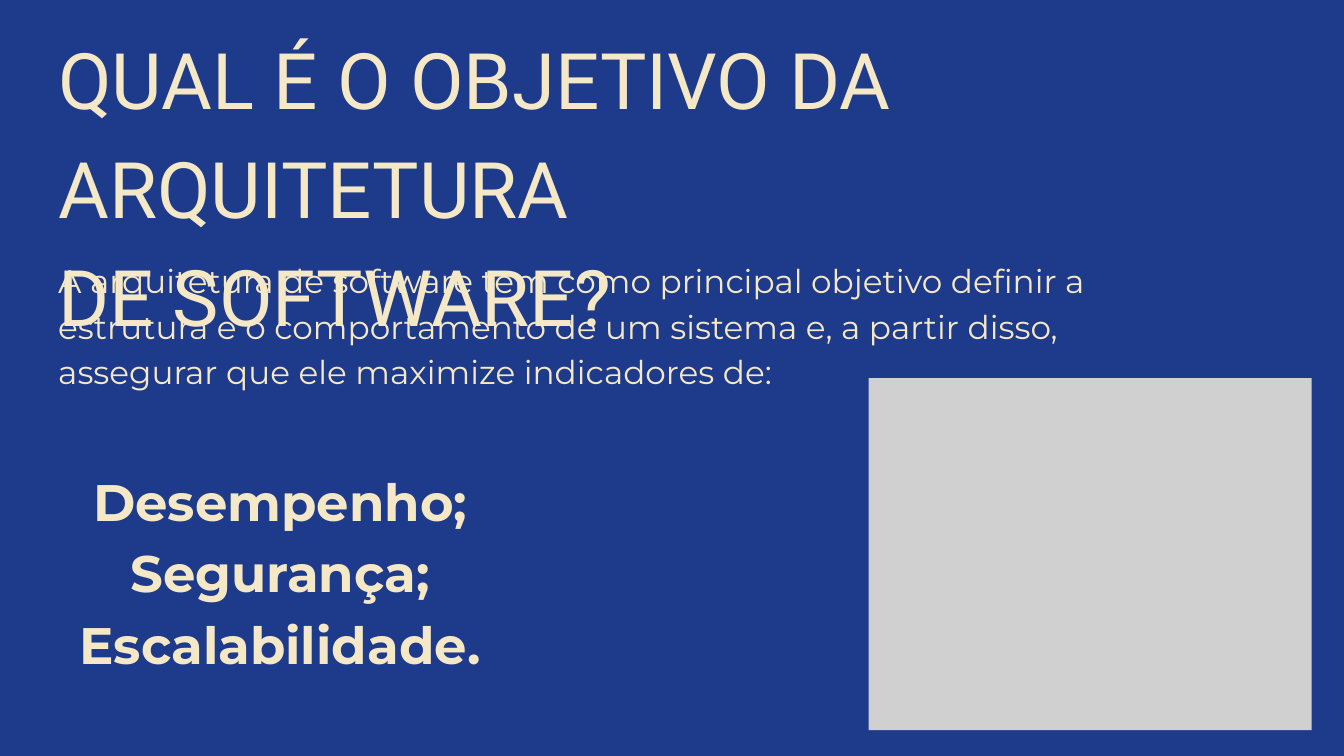
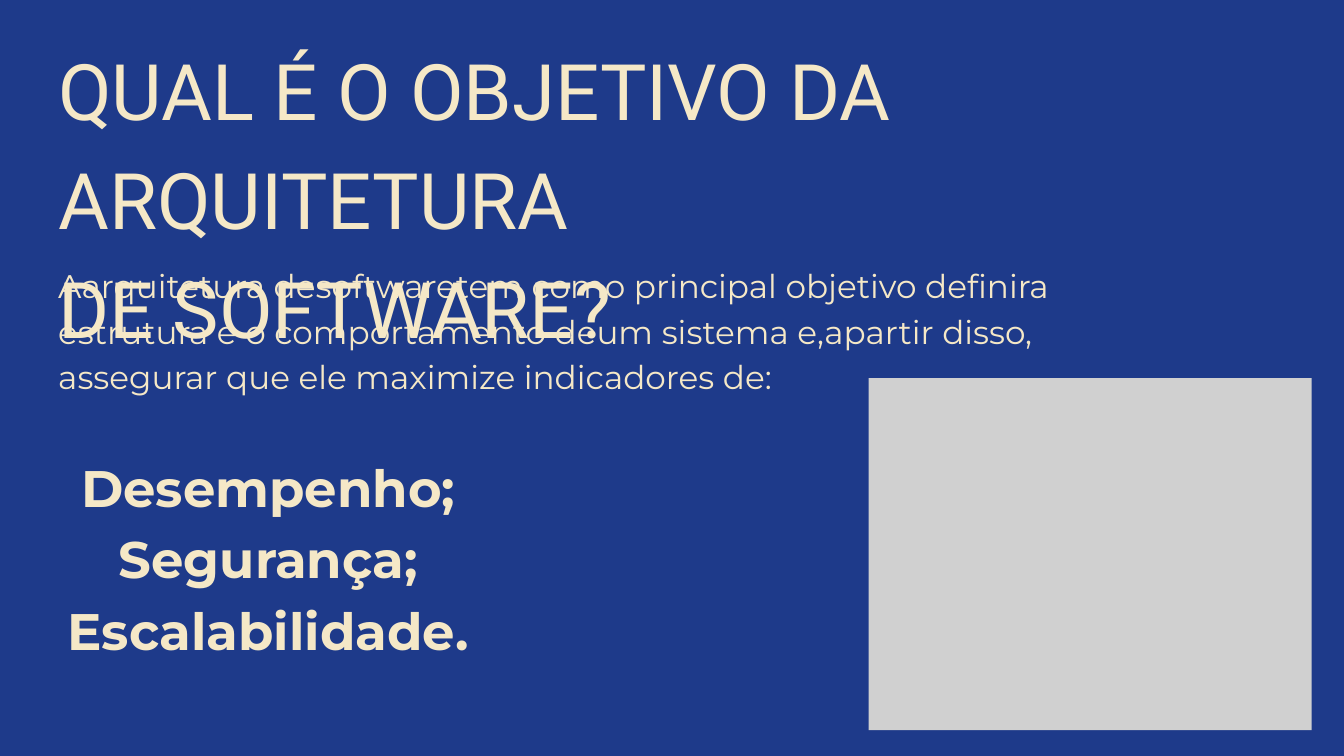
Before and after one commit to Liche008/Eng-Soft2-Grupo2, a slide deck: slide 3 of Apresentacao.pptx. Drawn at 1344x756 pixels with LibreOffice and Linux fonts; fonts in the diff are those of the drawing; grey boxes stand for pictures. Boxes give left, top, right and bottom in pixels: in the first picture for what was removed or moved away, otherwise in the second. Text is boxed around its words. In the diff, an @@ line names an element or a change of style, - is before the commit and + after.

```diff
--- a/Apresentacao.pptx
+++ b/Apresentacao.pptx
@@ text "QUAL É O OBJETIVO DA ..." rewrapped from bbox=[58, 38, 891, 345] to bbox=[58, 49, 891, 351] @@
@@ text at bbox=[58, 273, 1049, 307]: spaces changed @@
-A arquitetura de software tem como principal objetivo definir a
+Aarquitetura desoftwaretem como principal objetivo definira
@@ text at bbox=[58, 312, 1032, 396]: spaces changed @@
-estrutura e o comportamento de um sistema e, a partir disso, assegurar que ele maximize indicadores de:
+estrutura e o comportamento deum sistema e,apartir disso, assegurar que ele maximize indicadores de:
@@ text "Desempenho; Segurança; Escalabilidade.": place and size @@
-text "Desempenho; Segurança; Escalabilidade." at bbox=[80, 483, 481, 665]
+text "Desempenho; Segurança; Escalabilidade." at bbox=[68, 469, 469, 651]
```
Also in this commit, not shown: 27 other slides changed, 6 slides added, 7 slides removed.
